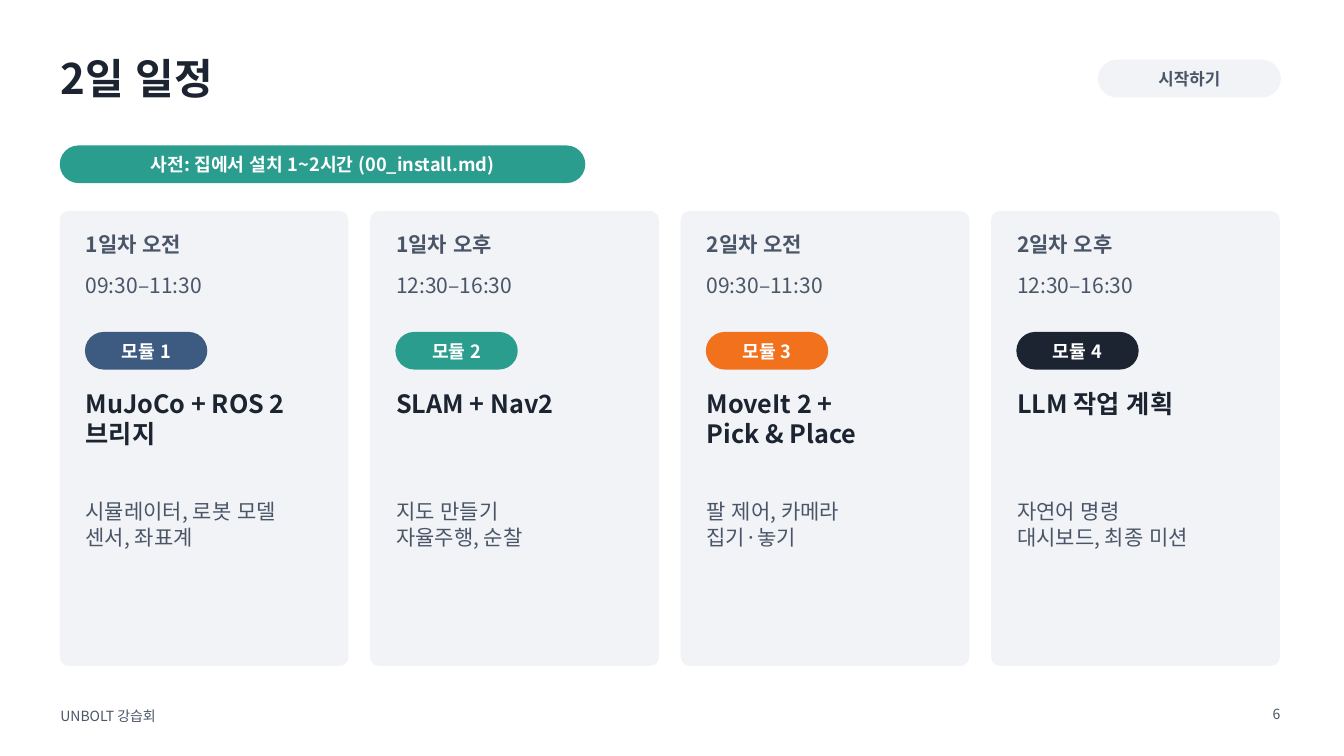
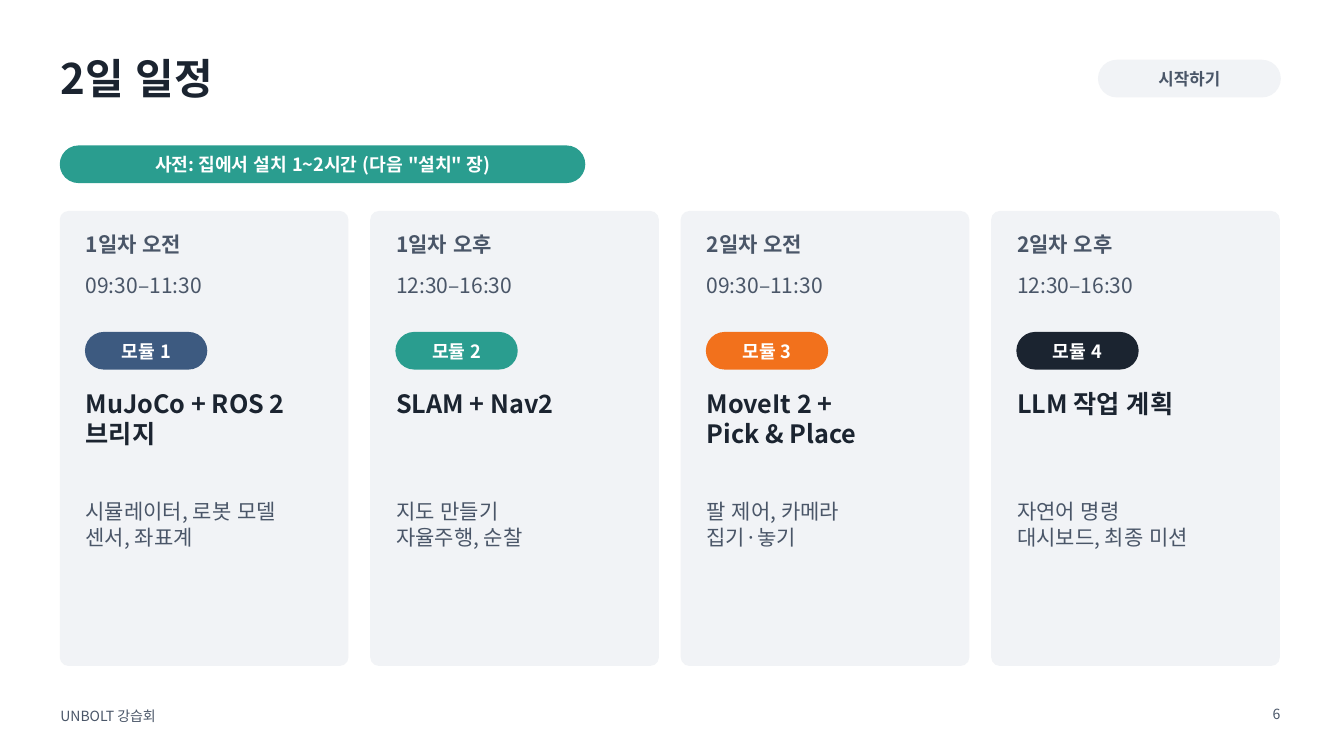
Before and after one commit to sejiny3/AIRLAB, a slide deck: slide 6 of workshop/slides/UNBOLT_workshop.pptx. Drawn at 1344x756 pixels with LibreOffice and Linux fonts; fonts in the diff are those of the drawing. Boxes give left, top, right and bottom in pixels: in the first picture for what was removed or moved away, otherwise in the second. Text is boxed around its words. In the diff, an @@ line names an element or a change of style, - is before the commit and + after.

```diff
--- a/workshop/slides/UNBOLT_workshop.pptx
+++ b/workshop/slides/UNBOLT_workshop.pptx
@@ text at box(155, 155, 490, 175): text changed @@
-사전: 집에서 설치 1~2시간 (00_install.md)
+사전: 집에서 설치 1~2시간 (다음 "설치" 장)
```
Also in this commit, not shown: 1 other slide changed, 22 slides added, 9 other files.
